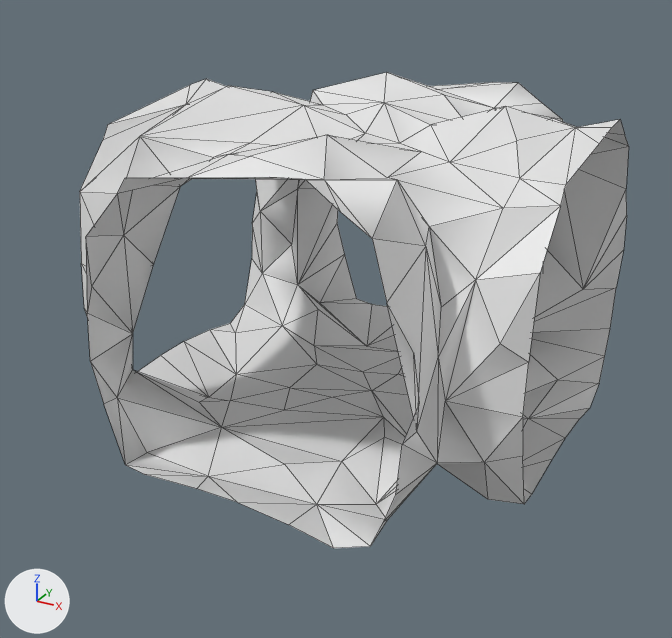
Before and after pictures for a commit that changed the glTF model Rogue-Robots/Assets/Models/ModularBlocks/PlusHorizontalConnector_Col.gltf.
One viewpoint serves both versions: a 50 mm lens placed at (4.48, -8.49, 6.1), pointed at (-0.02, -0.3, 2.01). Arrows for +X, +Y and +Z are at lower left; the lights stay in place. Mesh edges are drawn as thin lines. Vertices at the same position are counted once.

Objects in the first picture: 'PlusHorizontalConnector_Col'.
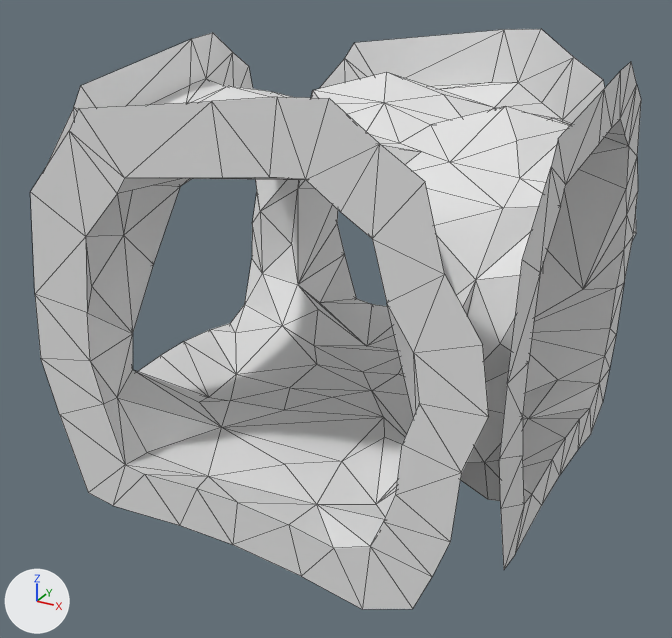
Patch to the scene script:
```diff
--- a/Rogue-Robots/Assets/Models/ModularBlocks/PlusHorizontalConnector_Col.gltf.py
+++ b/Rogue-Robots/Assets/Models/ModularBlocks/PlusHorizontalConnector_Col.gltf.py
@@ me_scene_039 @@
 # used by ob_plushorizontalconnector_col; location = (0.0, 0.0, 0.0)
-me_scene_039.from_pydata(...)  # 207 vertices, 326 faces; spans x -2.5..2.5, y -2.5..2.5, z 0.73..4.41
+me_scene_039.from_pydata(...)  # 299 vertices, 510 faces; spans x -2.5..2.51, y -2.5..2.5, z 0.29..4.85
+# me_scene_039 part 1
+# 92 vertices are added at x -2.5..2.51, y -2.5..2.5, z 0.29..4.85
+# 184 new faces join them
```

Changed parts and their boxes [x1, y1, x2, y2] in the pictures (672 x 638 px):
'PlusHorizontalConnector_Col', reshaped (11% wider, 22% taller)
    before: [80, 72, 629, 548]
    after: [30, 29, 641, 609]
part 1 of me_scene_039, added
    after: [30, 29, 641, 609]
